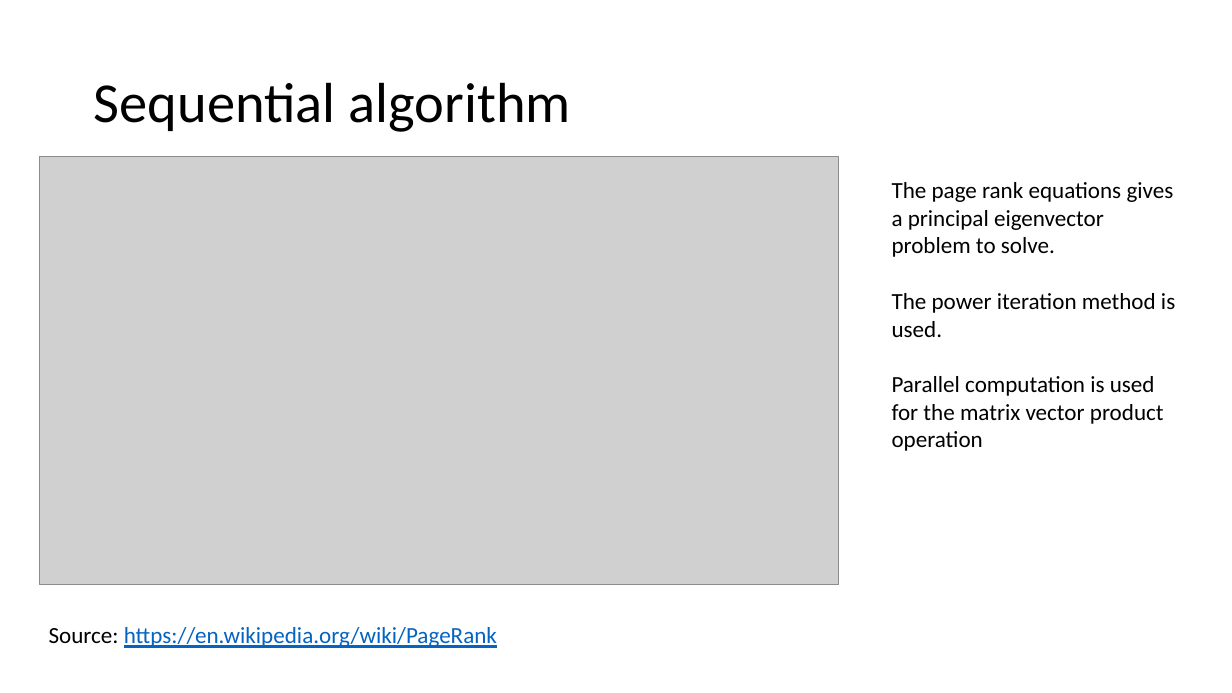
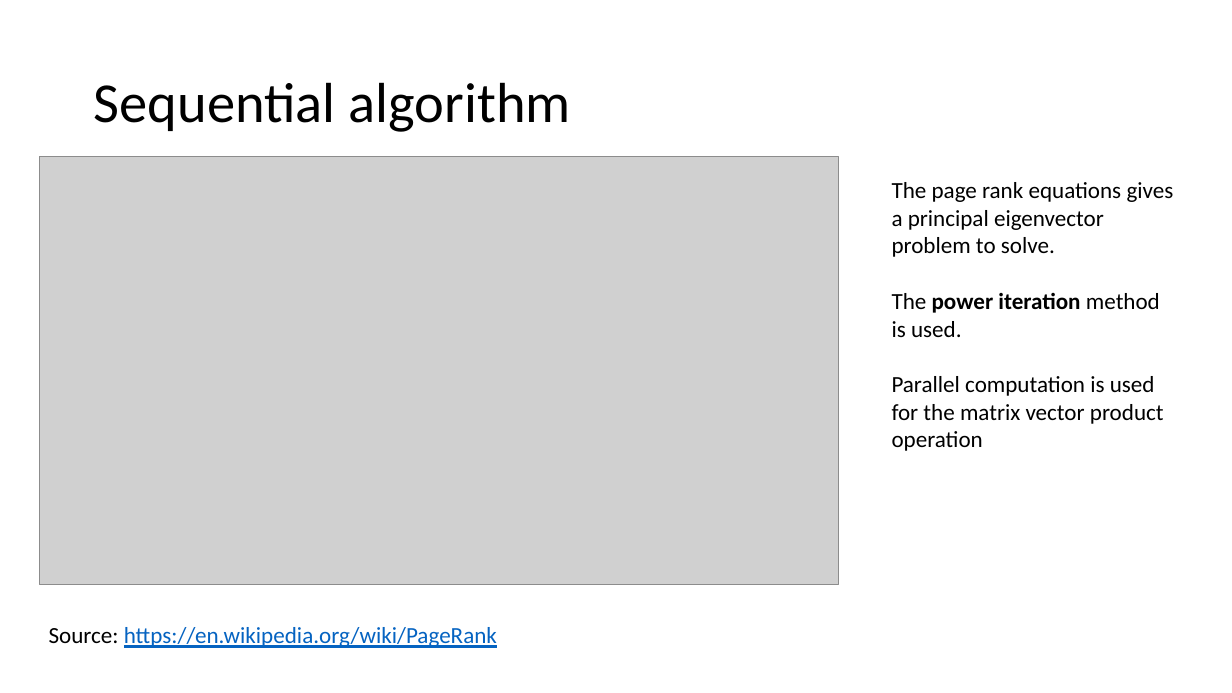
Before and after one commit to fearnleymartin/high-performance-computing, a slide deck: slide 4 of page_rank/Page rank in parallel.pptx. Drawn at 1232x693 pixels with LibreOffice and Linux fonts; fonts in the diff are those of the drawing; grey boxes stand for pictures. Boxes give left, top, right and bottom in pixels: in the first picture for what was removed or moved away, otherwise in the second. Text is boxed around its words. In the diff, an @@ line names an element or a change of style, - is before the commit and + after.

```diff
--- a/page_rank/Page rank in parallel.pptx
+++ b/page_rank/Page rank in parallel.pptx
@@ text at [892, 293, 1160, 337]: bold on in "power iteration" @@
```
Also in this commit, not shown: 3 other slides changed, 1 slide added, 10 other files.
